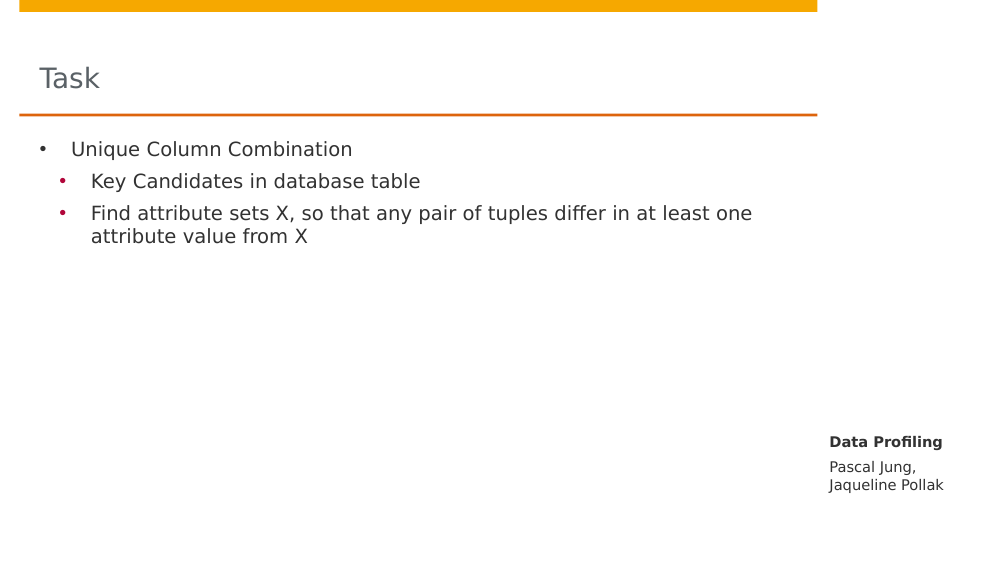
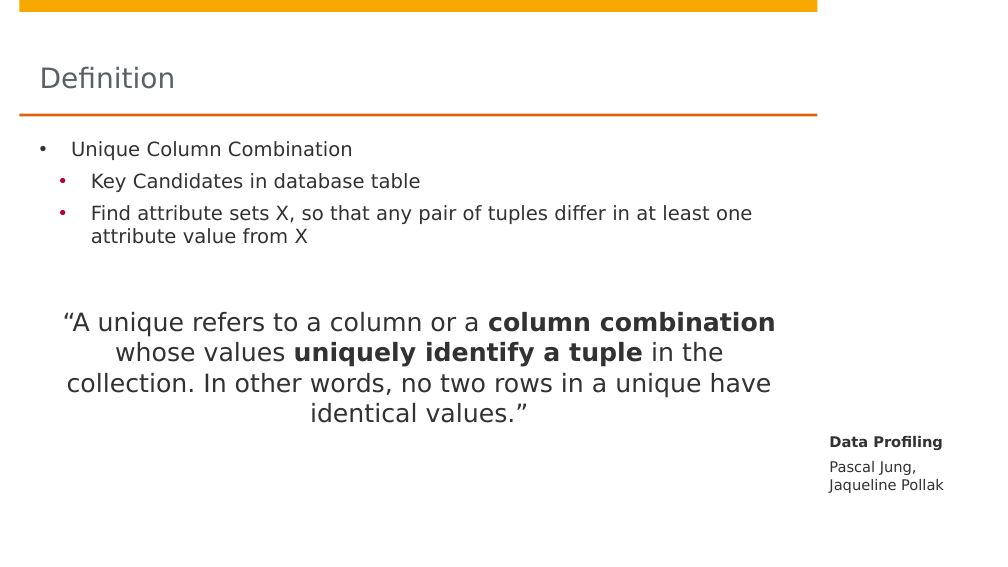
Before and after one commit to DBDA15/data-profiling, a slide deck: slide 3 of presentation.pptx. Drawn at 1008x567 pixels with LibreOffice and Linux fonts; fonts in the diff are those of the drawing; background and template pictures are left out. Boxes give left, top, right and bottom in pixels: in the first picture for what was removed or moved away, otherwise in the second. Text is boxed around its words. In the diff, an @@ line names an element or a change of style, - is before the commit and + after.

```diff
--- a/presentation.pptx
+++ b/presentation.pptx
@@ title at box(40, 66, 176, 89): text changed @@
-Task
+Definition
@@ text added at box(63, 312, 776, 423), 18 pt, text #323232 @@
+“A unique refers to a column or a column combination whose values uniquely identify a tuple in the collection. In other words, no two rows in a unique have identical values.”
```
Also in this commit, not shown: 10 other slides changed, 4 slides added, 2 slides removed.
